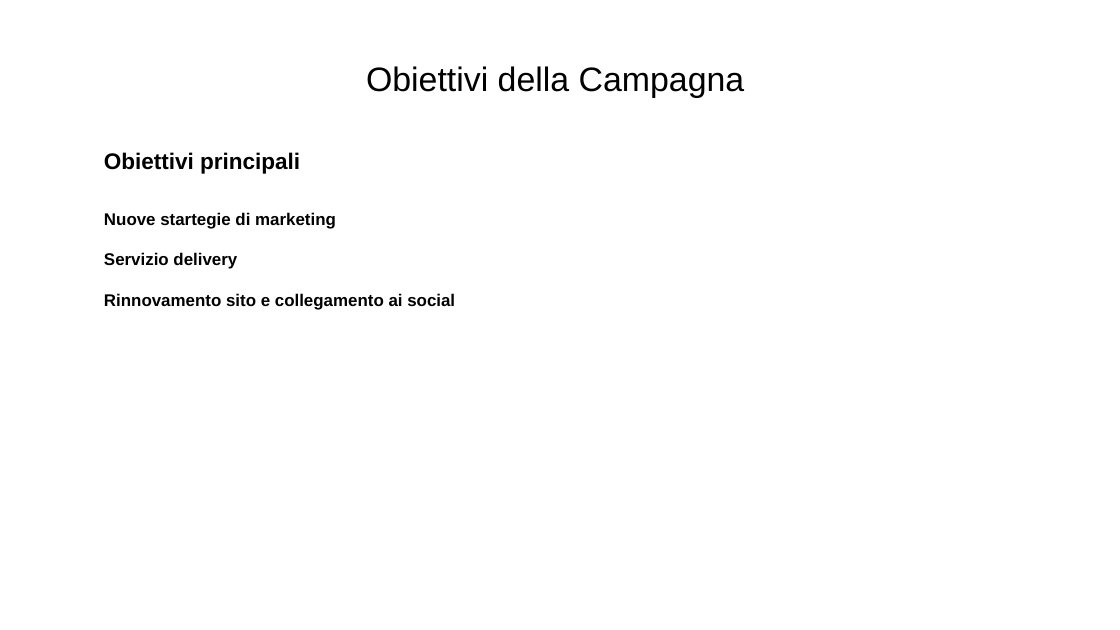
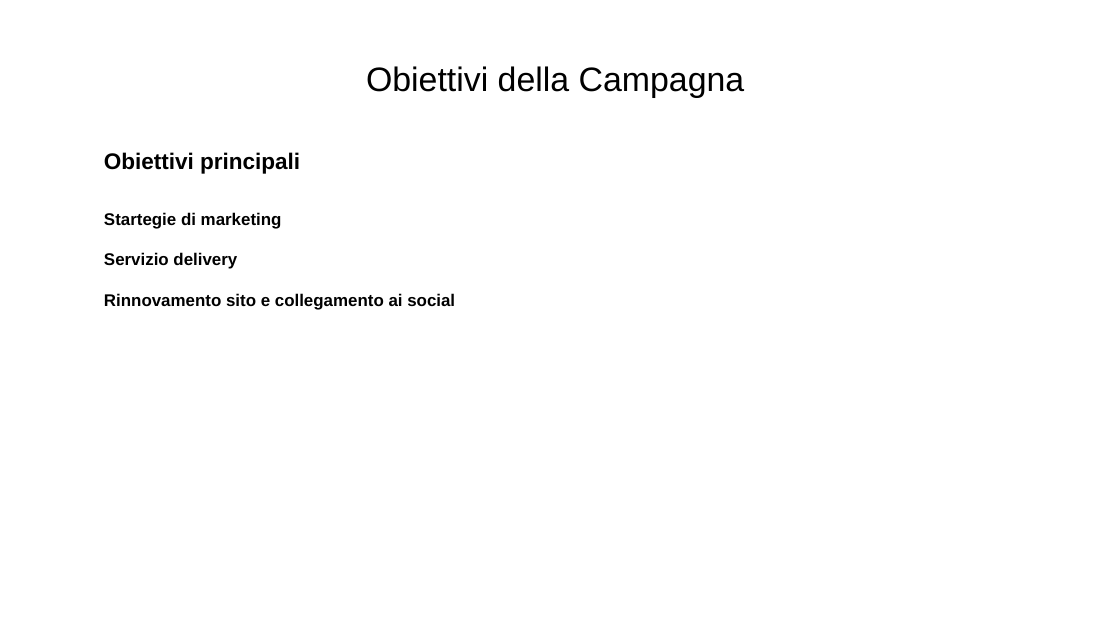
Before and after one commit to Jack-Ark-01/JustBurgerProjectWork, a slide deck: slide 6 of SecondaSuddivisioneGruppi/Logica/Materiale PPT/PPT lavoro.odp. Drawn at 1120x630 pixels with LibreOffice and Linux fonts; fonts in the diff are those of the drawing. Boxes give left, top, right and bottom in pixels: in the first picture for what was removed or moved away, otherwise in the second. Text is boxed around its words. In the diff, an @@ line names an element or a change of style, - is before the commit and + after.

Commit message:
Logica 08/06, aggiunta macro obiettivo 1, strategie di marketing

```diff
--- a/SecondaSuddivisioneGruppi/Logica/Materiale PPT/PPT lavoro.odp
+++ b/SecondaSuddivisioneGruppi/Logica/Materiale PPT/PPT lavoro.odp
@@ text at [104,212,282,229]: text changed @@
-Nuove startegie di marketing
+Startegie di marketing
```
Also in this commit, not shown: 2 other slides changed, 5 slides added, 5 slides removed, 4 other files.
